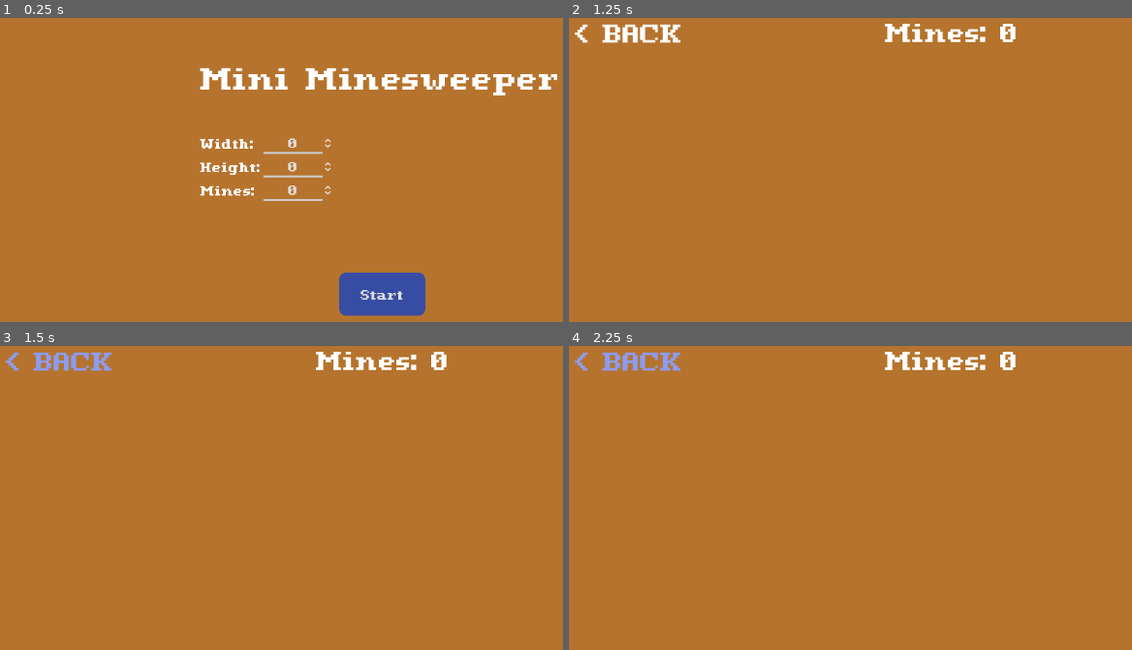
Above: before the commit, frames 1-4 (two rows, left to right).
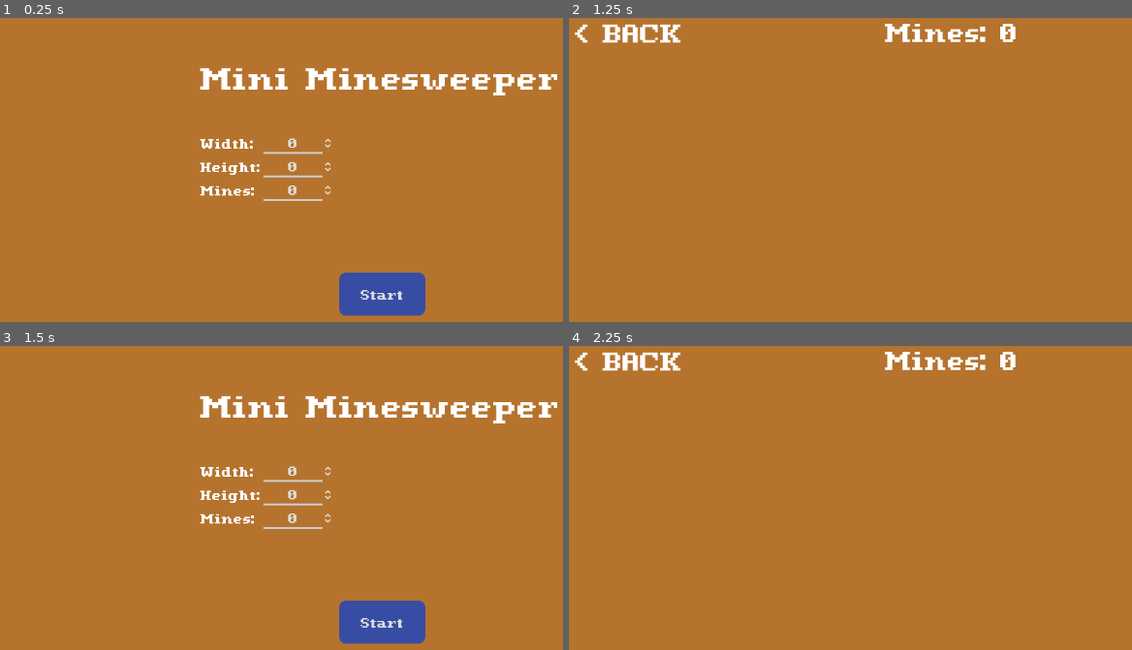
Above: after the commit, the same moments.

Repository: PgBiel/godot-mini-minesweeper
Game: Godot game, scene res://scenes/main.tscn
Two runs of this game, one before a commit and one after it. Both use one fixed random seed, a clock stepped at 60 frames per second and the inputs below.
Inputs (mouse positions are in pixels of both pictures, inside the frame that each line leads up to):
- Up to frame 1 (0.25 s): no input
- Up to frame 2 (1.25 s): click "Start" at 0.5 s
- Up to frame 3 (1.5 s): click "< BACK" at 1.25 s
- Up to frame 4 (2.25 s): click (951, 622) at 2 s, where only the run after the commit has a clickable "Start"

Frames 1-2 are identical in both runs. In frame 3, 6.6% of the frame differs, in the area x 1-99%, y 1-99%; in frame 4, 0.6%.

Commit message:
scripts/main.gd: implement back button

Diff:
--- a/godot/scenes/main.tscn
+++ b/godot/scenes/main.tscn
@@ -36,4 +36,5 @@
 position = Vector2(0, -50)
 
 [connection signal="start_button_clicked" from="StartMenuHUD" to="." method="_on_start_menu_hud_start_button_clicked"]
+[connection signal="return_button_clicked" from="IngameHUD" to="." method="_on_ingame_hud_return_button_clicked"]
 [connection signal="bomb_revealed" from="TileMapContainer/TileMapParent/TileMap" to="." method="_on_tile_map_bomb_revealed"]
--- a/godot/scripts/main.gd
+++ b/godot/scripts/main.gd
@@ -15,9 +15,19 @@
 	$TileMapContainer/TileMapParent/TileMap.game_active = true
 	print("starting game")
 
+func go_back():
+	$IngameHUD.hide()
+	$TileMapContainer.hide()
+	$TileMapContainer/TileMapParent/TileMap.game_active = false
+	$StartMenuHUD.show()
+
 func _on_start_menu_hud_start_button_clicked() -> void:
 	start()
 
 func _on_tile_map_bomb_revealed() -> void:
 	tile_map.reveal_all_bombs()
 	print("whoops")
+
+
+func _on_ingame_hud_return_button_clicked() -> void:
+	go_back()
